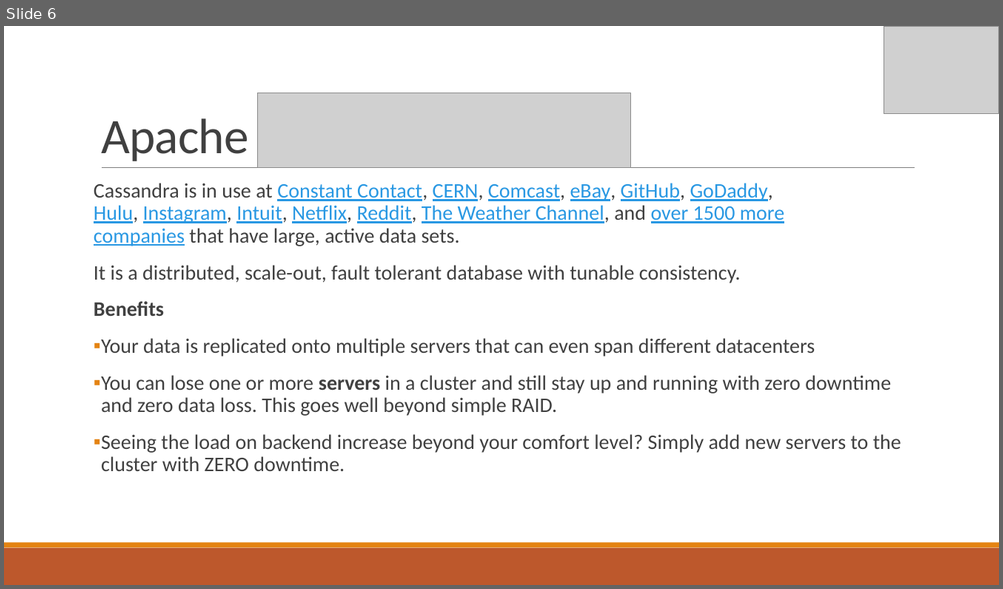
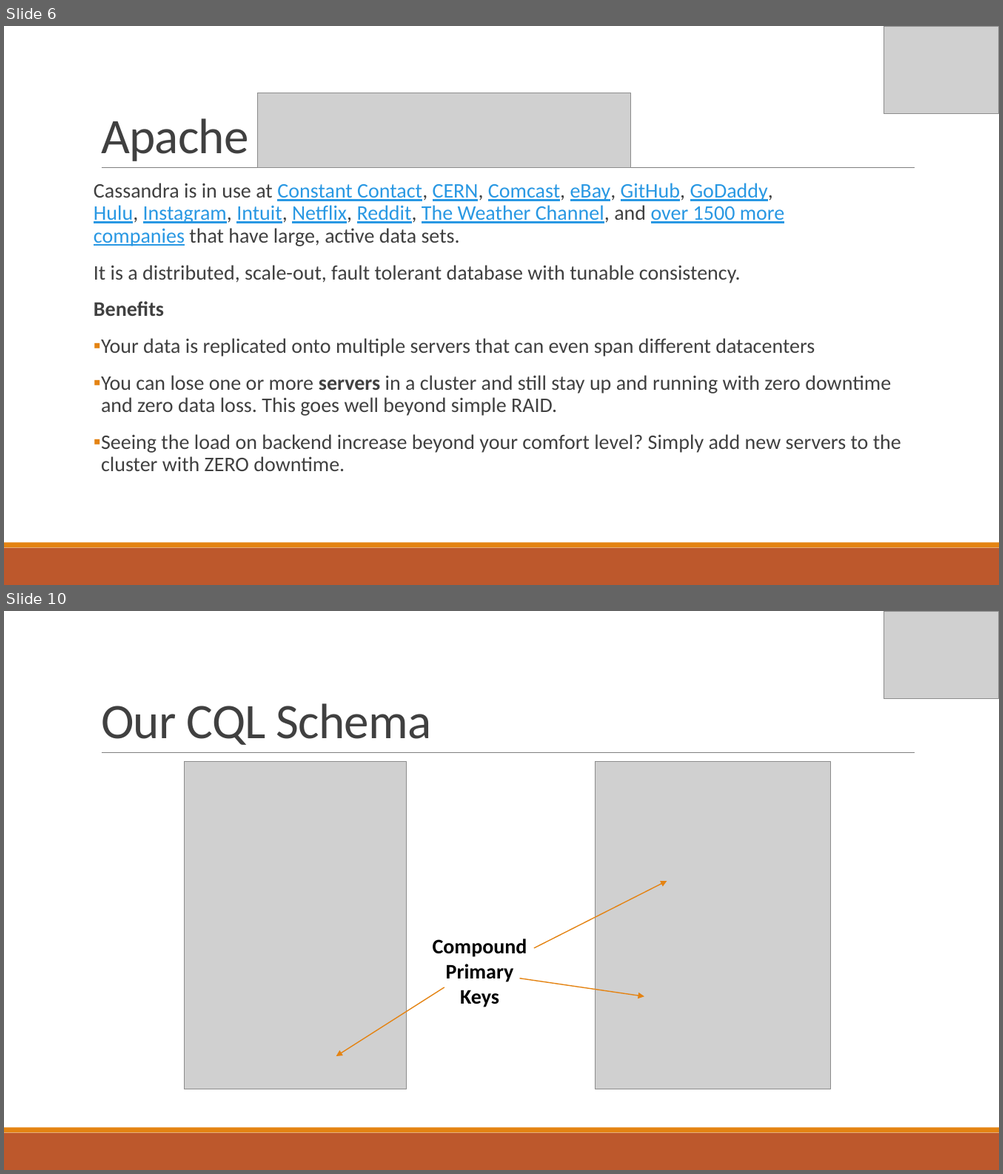
Before and after one commit to IslandzVW/opensim-cql-inventory, a slide deck: presentation/Scaling OpenSimulator Inventory using NoSQL.pptx. Shown one above the other, each under a label of ours: slide 6 before the commit, slides 6 and 10 after it; the slides between them are not shown. The pictures are 1003x589 and 1003x1174 pixels, drawn with LibreOffice and Linux fonts; fonts in the diff are those of the drawing; grey boxes stand for pictures. Boxes give left, top, right and bottom in pixels: in the first picture for what was removed or moved away, otherwise in the second. Text is boxed around its words. In the diff, an @@ line names an element or a change of style, - is before the commit and + after.

Commit message:
Made more progress on the CQL schema and presentation.

```diff
--- a/presentation/Scaling OpenSimulator Inventory using NoSQL.pptx
+++ b/presentation/Scaling OpenSimulator Inventory using NoSQL.pptx
@@ slide 10 added at (x1=4, y1=611, x2=999, y2=1170), background #FFFFFF; not listed: 3 template elements that a slide beside it also shows @@
@@ picture added at (x1=884, y1=611, x2=999, y2=699) @@
@@ title added at (x1=101, y1=703, x2=432, y2=745), 48 pt, text #404040 @@
+Our CQL Schema
@@ picture added at (x1=184, y1=762, x2=406, y2=1090) @@
@@ picture added at (x1=595, y1=762, x2=830, y2=1090) @@
@@ arrow added from (534, 948) to (666, 881), #E48312 1 pt @@
@@ text added at (x1=432, y1=939, x2=527, y2=1008), 20 pt, text #000000, bold @@
+Compound
+Primary
+Keys
@@ arrow added from (444, 988) to (336, 1056), #E48312 1 pt @@
@@ arrow added from (520, 979) to (644, 997), #E48312 1 pt @@
```
Also in this commit, not shown: 2 slides changed, 3 other slides added, 1 other file.
